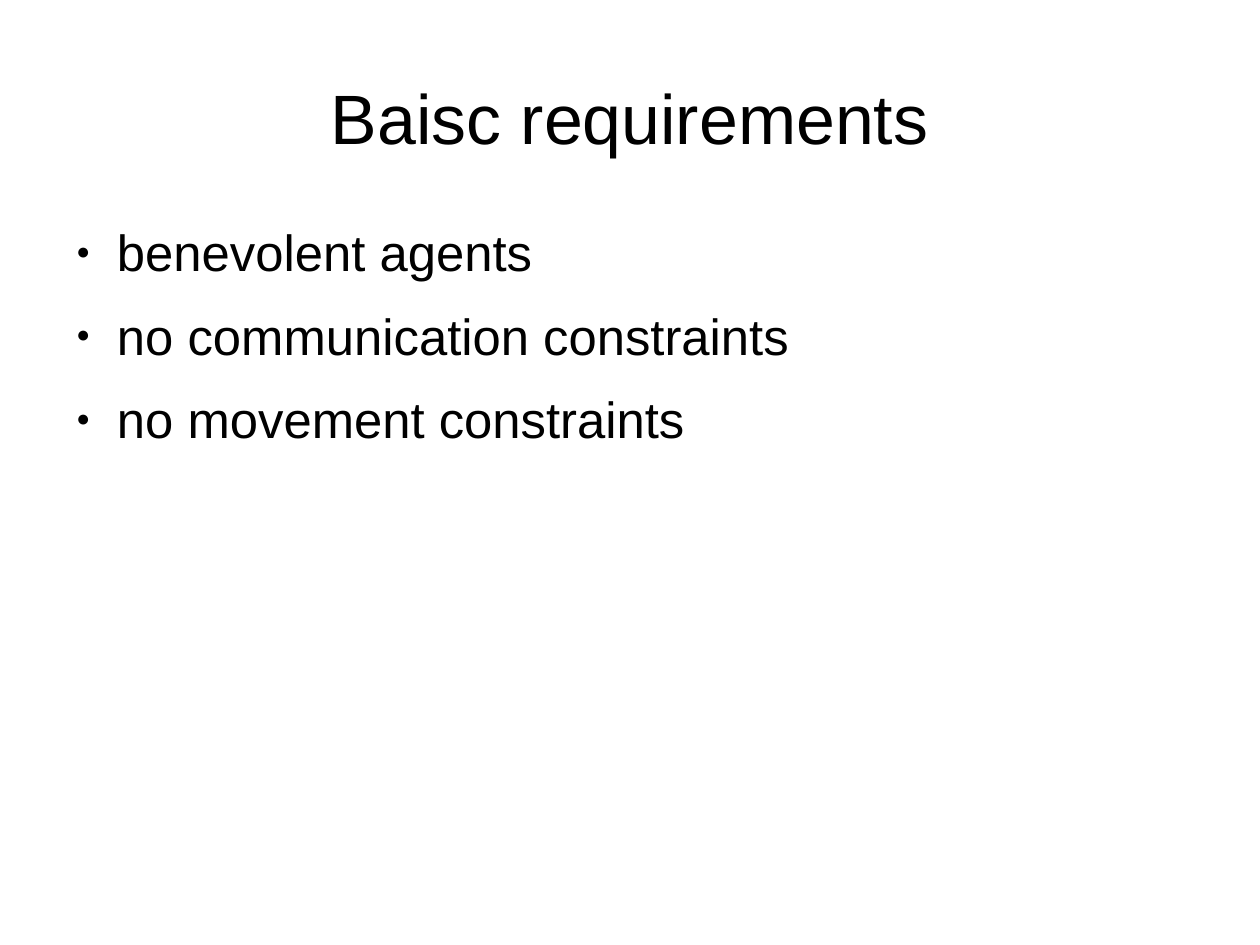
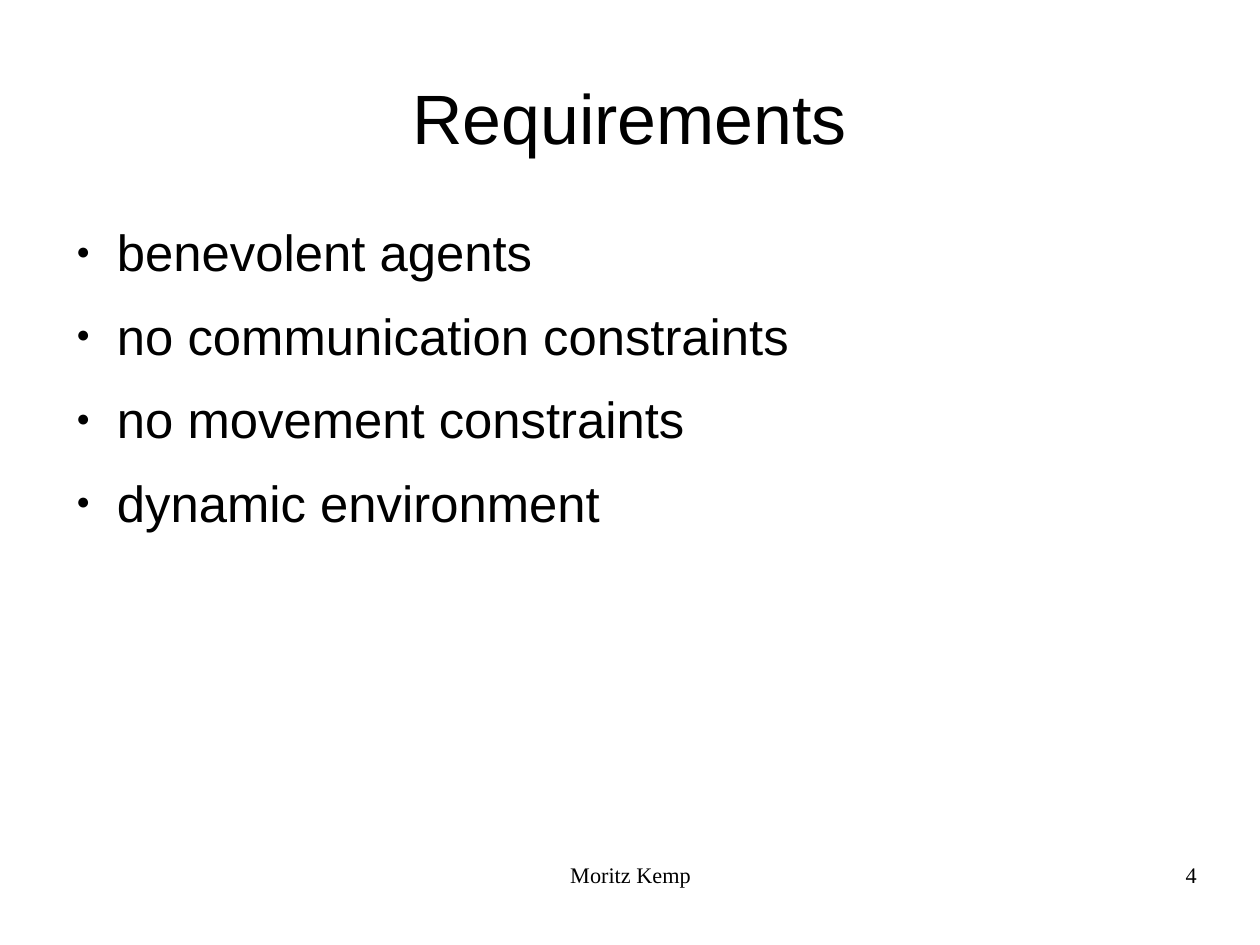
Before and after one commit to MoritzKemp/smartFactory, a slide deck: slide 4 of documentation/presentation_2.odp (slide 3 before the commit). Drawn at 1260x945 pixels with LibreOffice and Linux fonts; fonts in the diff are those of the drawing. Boxes give left, top, right and bottom in pixels: in the first picture for what was removed or moved away, otherwise in the second. Text is boxed around its words. In the diff, an @@ line names an element or a change of style, - is before the commit and + after.

```diff
--- a/documentation/presentation_2.odp
+++ b/documentation/presentation_2.odp
@@ title at bbox=[412, 93, 847, 157]: text changed @@
-Baisc requirements
+Requirements
@@ text at bbox=[117, 485, 599, 532]: paragraph added @@
+● dynamic environment
@@ text added at bbox=[570, 868, 690, 888], 14 pt, text #000000 @@
+Moritz Kemp
@@ page number added at bbox=[1186, 868, 1197, 883], 14 pt, text #000000 @@
+4
```
Also in this commit, not shown: 2 other slides changed, 10 slides added, 9 slides removed, 14 other files.
